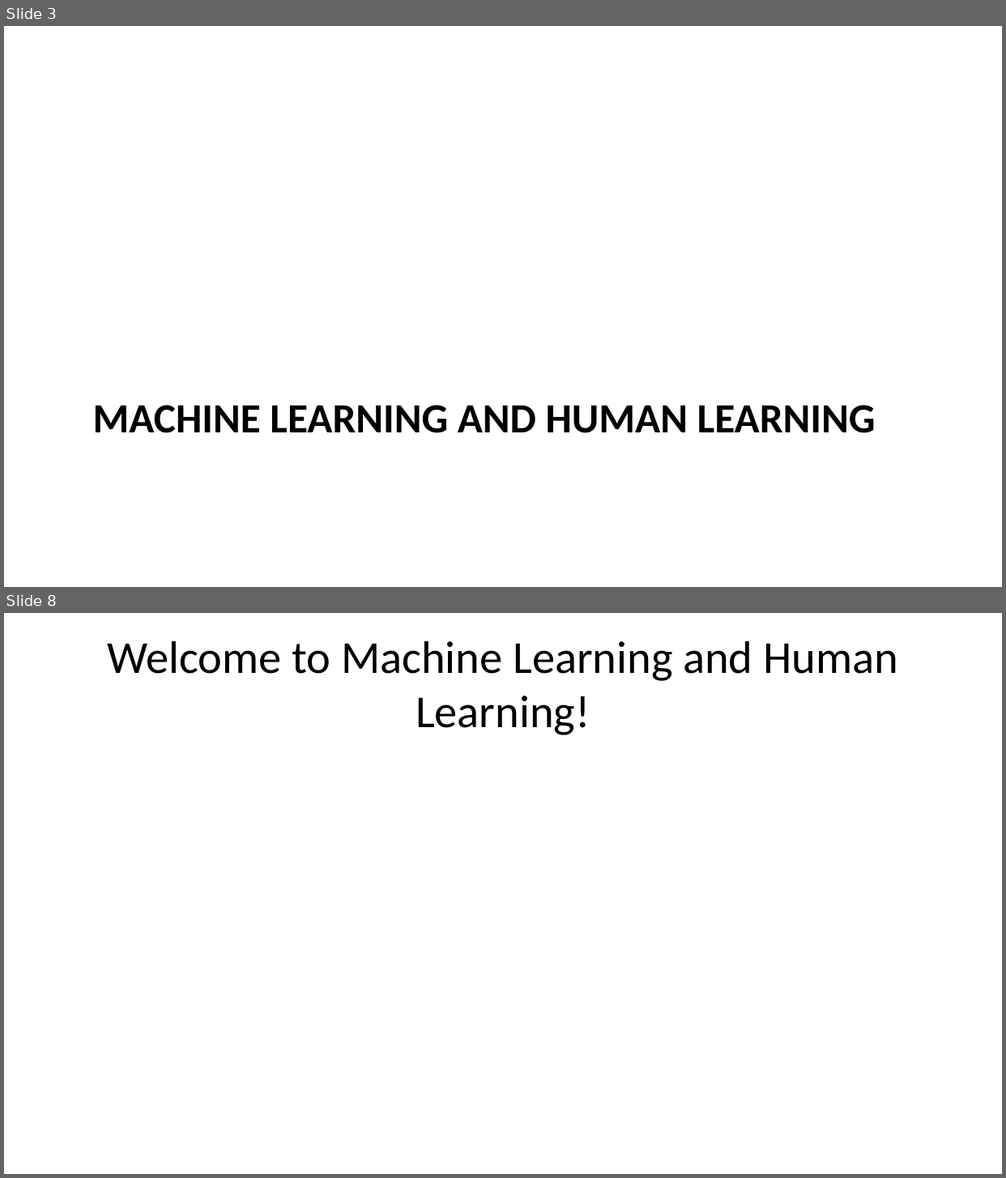
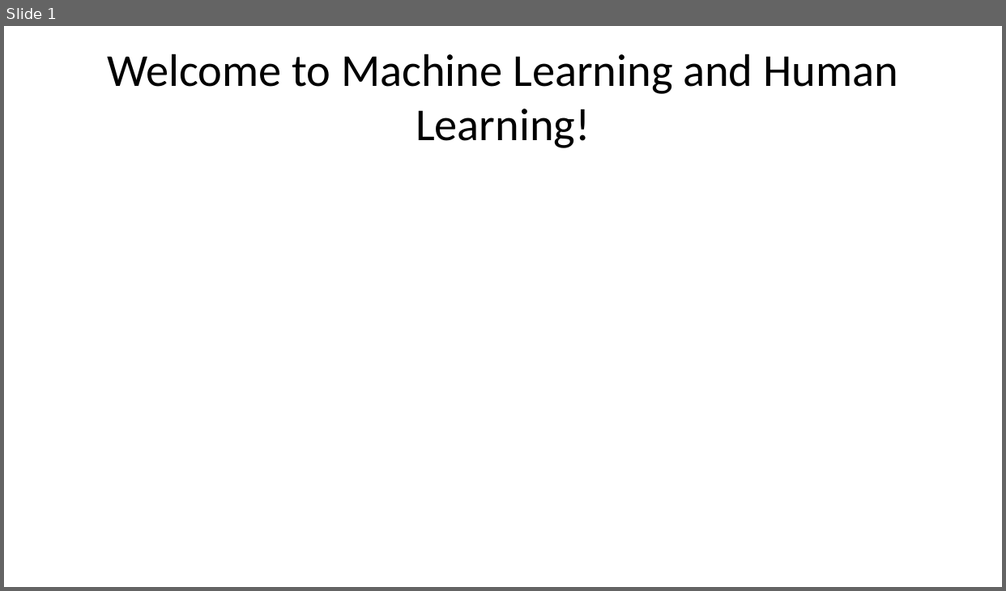
Before and after one commit to liammagee/machinespirits-content-philosophy, a slide deck: courses/479-fall-2026/479-lecture-1.pptx. Shown one above the other, each under a label of ours: slides 3 and 8 before the commit, slide 1 after it; the slides between them are not shown. The pictures are 1006x1178 and 1006x591 pixels, drawn with LibreOffice and Linux fonts; fonts in the diff are those of the drawing. Boxes give left, top, right and bottom in pixels: in the first picture for what was removed or moved away, otherwise in the second. Text is boxed around its words. In the diff, an @@ line names an element or a change of style, - is before the commit and + after.

```diff
--- a/courses/479-fall-2026/479-lecture-1.pptx
+++ b/courses/479-fall-2026/479-lecture-1.pptx
@@ slide 3 removed at <box>4,26,1002,587</box>, background #FFFFFF @@
@@ title removed at <box>93,405,876,433</box> @@
-MACHINE LEARNING AND HUMAN LEARNING
@@ what was slide 8 is now slide 1 @@
```
Also in this commit, not shown: 8 slides changed, 13 slides added, 5 other slides removed, 1 other file.
